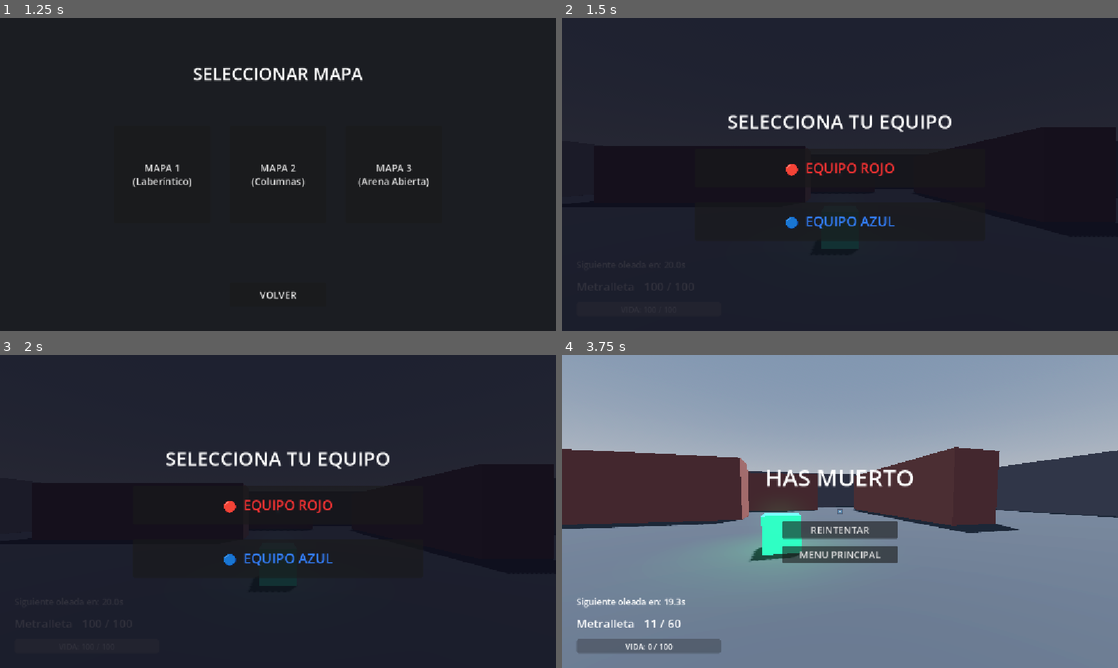
Above: before the commit, frames 1-4 (two rows, left to right).
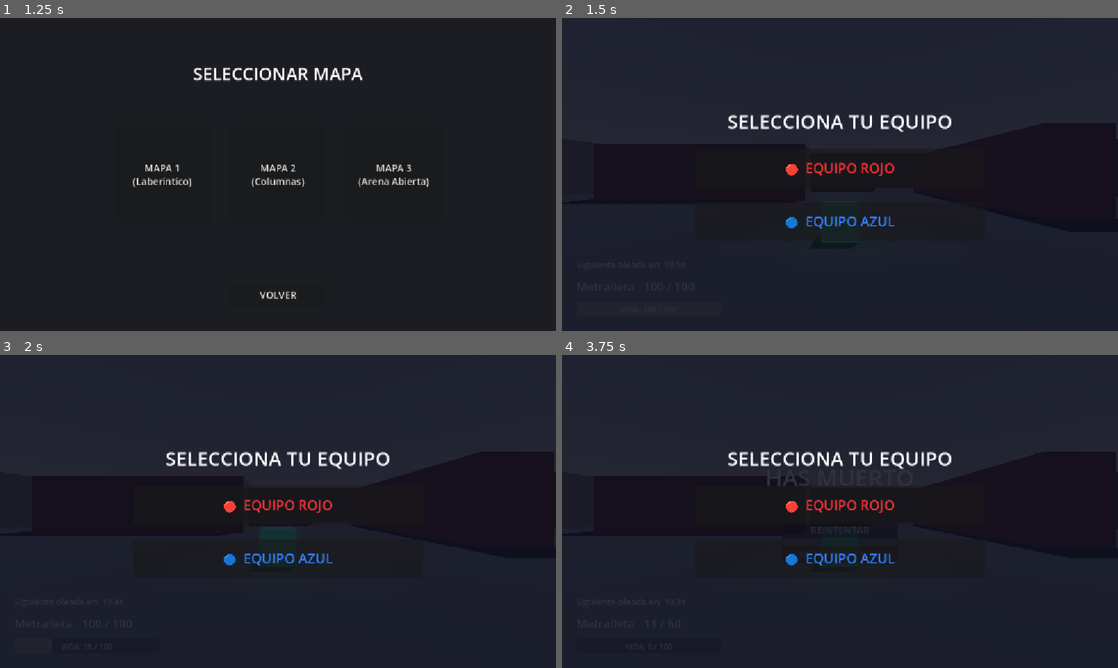
Above: after the commit, the same moments.

Repository: Jillkrav/Fps-Prueba
Game: Godot game, scene res://scenes/main_menu.tscn
The game is run twice, just before and just after one commit, with the same random seed, the same clock (stepped at 60 frames per second) and the same inputs. The engine's default icon, where the game draws it, is replaced by a stand-in: a white triangle on a blue panel in a dark square.
Inputs (mouse positions are in pixels of both pictures, inside the frame that each line leads up to):
- Up to frame 1 (1.25 s): click "JUGAR" at 0.5 s
- Up to frame 2 (1.5 s): click "MAPA 1 (Laberíntico)" at 1.25 s
- Up to frame 3 (2 s): no input
- Up to frame 4 (3.75 s): click "🔴 EQUIPO ROJO" at 2 s; click (773, 511) at 2.75 s, where only the run before the commit has a clickable "METRALLETA (Fuego rápido, men…"; click (840, 530) at 3.5 s, where only the run after the commit has a clickable "REINTENTAR"

Frame 1 is identical in both runs. In frame 2, 0.1% of the frame differs, in the area x 46-54%, y 71-74%; in frame 3, less than 0.1%; in frame 4, 100%, in the area x 0-100%, y 0-100%.
Error after the commit: Cannot call method 'clear' on a null value. (res://scripts/dev_menu.gd:87)

Commit message:
fix: selección libre de arma jugador, equipos NPC y spawn NPC por arma del JSON

Diff:
--- a/scripts/dev_menu.gd
+++ b/scripts/dev_menu.gd
@@ -1,16 +1,15 @@
 ## Menu de desarrollo. Se activa con Q desde hud.gd.
-## Permite: ponerse invisible a los NPC y spawnear NPC con arma elegida del JSON.
+## Permite: ponerse invisible a los NPC y spawnear cualquier NPC con cualquier arma del JSON.
 extends Control
 
 # ─────────────────────────────────────────────────────
-# ESCENAS DE NPC DISPONIBLES
-# ─────────────────────────────────────────────────────
-
-const NPC_SCENES: Dictionary = {
-	"Melee":      "res://scenes/npcs/npc_melee.tscn",
-	"Pistolero":  "res://scenes/npcs/npc_pistolero.tscn",
-	"Escopetero": "res://scenes/npcs/npc_escopetero.tscn",
-}
+# ESCENAS DE NPC BASE DISPONIBLES
+# Solo 2 tipos: con arma (pistolero) y melee.
+# El arma se asigna por separado desde el selector.
+# ─────────────────────────────────────────────────────
+
+const NPC_CON_ARMA:  String = "res://scenes/npcs/npc_pistolero.tscn"
+const NPC_MELEE:     String = "res://scenes/npcs/npc_melee.tscn"
 
 # ─────────────────────────────────────────────────────
 # REFERENCIAS DE NODOS
@@ -25,11 +24,9 @@
 @onready var opt_equipo: OptionButton      = $PanelNPC/VBox/GridAtributos/OptRelacion
 @onready var opt_experiencia: OptionButton = $PanelNPC/VBox/GridAtributos/OptExperiencia
 @onready var opt_tipo_npc: OptionButton    = $PanelNPC/VBox/GridAtributos/OptArma
+@onready var opt_arma: OptionButton        = $PanelNPC/VBox/GridAtributos/OptArmaCfg
 @onready var lbl_status: Label             = $PanelPrincipal/VBox/LblStatus
-
-# opt_arma_cfg es opcional: si no existe el nodo en la escena, el menú usa
-# la primera arma de la lista como fallback sin crashear.
-var opt_arma_cfg: OptionButton = null
+@onready var lbl_arma_detalle: Label       = get_node_or_null("PanelNPC/VBox/LblArmaDetalle")
 
 # ─────────────────────────────────────────────────────
 # ESTADO INTERNO
@@ -45,24 +42,32 @@
 func _ready() -> void:
 	process_mode = Node.PROCESS_MODE_ALWAYS
 
-	# Intentar obtener el nodo opcional de selección de arma
-	opt_arma_cfg = get_node_or_null("PanelNPC/VBox/GridAtributos/OptArmaCfg") as OptionButton
-
-	# Equipo
+	# ── Tipo de NPC: Con Arma o Melee ─────────────────────────────────
+	opt_tipo_npc.clear()
+	opt_tipo_npc.add_item("Con Arma")
+	opt_tipo_npc.add_item("Melee")
+
+	# ── Equipo ────────────────────────────────────────────────────────
+	opt_equipo.clear()
 	opt_equipo.add_item("Equipo 2 (Enemigo)", NpcBase.Equipo.DOS)
 	opt_equipo.add_item("Equipo 1 (Aliado)",  NpcBase.Equipo.UNO)
 
-	# Experiencia
+	# ── Experiencia ───────────────────────────────────────────────────
+	opt_experiencia.clear()
 	opt_experiencia.add_item("Baja",  NpcBase.Experiencia.BAJA)
 	opt_experiencia.add_item("Media", NpcBase.Experiencia.MEDIA)
 	opt_experiencia.add_item("Alta",  NpcBase.Experiencia.ALTA)
 
-	# Tipo de NPC
-	for tipo in NPC_SCENES.keys():
-		opt_tipo_npc.add_item(tipo)
-
-	# Poblar armas desde ConfigManager (solo si el nodo existe en la escena)
+	# ── Armas desde el JSON (toda la lista) ───────────────────────────
 	_poblar_armas()
+
+	# ── Reacciones al cambiar tipo de NPC y arma ──────────────────────
+	opt_tipo_npc.item_selected.connect(_on_tipo_npc_cambiado)
+	opt_arma.item_selected.connect(_on_arma_seleccionada)
+
+	# Disparar una vez para mostrar estado inicial correcto
+	_on_tipo_npc_cambiado(0)
+	_on_arma_seleccionada(0)
 
 	visible = false
 	panel_principal.visible = true
@@ -73,25 +78,42 @@
 	btn_spawn.pressed.connect(_on_spawn_pressed)
 	btn_volver.pressed.connect(_on_volver_pressed)
 
-## Llena opt_arma_cfg con todas las armas del JSON.
-## Si el nodo no existe en la escena, no hace nada (sin crash).
+# ─────────────────────────────────────────────────────
+# POBLADO DE ARMAS
+# ─────────────────────────────────────────────────────
+
 func _poblar_armas() -> void:
 	_armas_lista.clear()
-	if opt_arma_cfg == null:
-		# El nodo aún no existe en la escena — la lista se usa como fallback
-		var armas_raw: Dictionary = ConfigManager._data.get("Armas", {})
-		for categoria: Dictionary in armas_raw.values():
-			for nombre_arma: String in categoria.keys():
-				_armas_lista.append(nombre_arma)
-		return
-
-	opt_arma_cfg.clear()
+	opt_arma.clear()
 	var armas_raw: Dictionary = ConfigManager._data.get("Armas", {})
-	for categoria in armas_raw.keys():
+	for categoria: String in armas_raw.keys():
 		var cat_dict: Dictionary = armas_raw[categoria]
 		for nombre_arma: String in cat_dict.keys():
 			_armas_lista.append(nombre_arma)
-			opt_arma_cfg.add_item("%s (%s)" % [nombre_arma, categoria])
+			opt_arma.add_item("%s  [%s]" % [nombre_arma, categoria])
+
+func _on_tipo_npc_cambiado(index: int) -> void:
+	# Si es Melee, desactivar el selector de arma (no la necesita)
+	var es_melee: bool = (index == 1)
+	opt_arma.disabled = es_melee
+	if lbl_arma_detalle:
+		lbl_arma_detalle.text = "[Melee — sin arma]" if es_melee else ""
+
+func _on_arma_seleccionada(index: int) -> void:
+	if lbl_arma_detalle == null or index < 0 or index >= _armas_lista.size():
+		return
+	var nombre: String = _armas_lista[index]
+	var cfg: Dictionary = ConfigManager.get_arma(nombre)
+	if cfg.is_empty():
+		return
+	lbl_arma_detalle.text = (
+		"%s — Daño jugador: %s | Daño NPC: %s | Cadencia: %ss" % [
+			nombre,
+			str(cfg.get("DañoAlJugador", "—")),
+			str(cfg.get("DañoAlNPC", "—")),
+			str(cfg.get("SegundosPorBala", "—")),
+		]
+	)
 
 # ─────────────────────────────────────────────────────
 # TOGGLE DEL MENU
@@ -134,22 +156,19 @@
 func _on_spawn_pressed() -> void:
 	var equipo_id: int      = opt_equipo.get_selected_id()
 	var experiencia_id: int = opt_experiencia.get_selected_id()
-	var tipo_key: String    = NPC_SCENES.keys()[opt_tipo_npc.get_selected()]
-
-	# Obtener arma: usar opt_arma_cfg si existe, sino tomar la primera de la lista
-	var arma_nombre: String = "USP"
-	if opt_arma_cfg != null:
-		var arma_index: int = opt_arma_cfg.get_selected()
+	var es_melee: bool      = (opt_tipo_npc.get_selected() == 1)
+
+	# ── Determinar arma ───────────────────────────────────────────────
+	var arma_nombre: String = ""
+	if not es_melee:
+		var arma_index: int = opt_arma.get_selected()
 		if arma_index >= 0 and arma_index < _armas_lista.size():
 			arma_nombre = _armas_lista[arma_index]
-	elif not _armas_lista.is_empty():
-		arma_nombre = _armas_lista[0]
-
-	# Para NPC Melee ignorar el arma seleccionada
-	if tipo_key == "Melee":
-		arma_nombre = ""
-
-	var scene_path: String = NPC_SCENES[tipo_key]
+		elif not _armas_lista.is_empty():
+			arma_nombre = _armas_lista[0]
+
+	# ── Cargar escena correcta ────────────────────────────────────────
+	var scene_path: String = NPC_MELEE if es_melee else NPC_CON_ARMA
 	var packed: PackedScene = load(scene_path)
 	if not packed:
 		push_error("DevMenu: no se pudo cargar la escena: " + scene_path)
@@ -160,24 +179,27 @@
 		push_error("DevMenu: la escena '%s' no es NpcBase" % scene_path)
 		return
 
+	# ── Asignar atributos ANTES de add_child para que _ready() los lea ─
 	npc.equipo          = equipo_id as NpcBase.Equipo
 	npc.experiencia     = experiencia_id as NpcBase.Experiencia
 	npc.weapon_name_cfg = arma_nombre
 
+	# ── Posición frente al jugador ─────────────────────────────────────
 	var player: Node3D = get_tree().get_first_node_in_group("player") as Node3D
 	if not player:
 		push_error("DevMenu: no se encontró al jugador")
 		return
-
 	var spawn_pos: Vector3 = player.global_transform.origin + \
 		(-player.global_transform.basis.z * 3.0)
 
+	# ── Agregar al mundo ──────────────────────────────────────────────
 	var world: Node = get_tree().get_first_node_in_group("world")
 	if not world:
 		world = get_tree().current_scene
-
 	world.add_child(npc)
 	npc.global_transform.origin = spawn_pos
 
 	var arma_label: String = arma_nombre if not arma_nombre.is_empty() else "Melee"
-	lbl_status.text = "[SPAWNED: %s | Arma: %s | Equipo: %d]" % [tipo_key, arma_label, equipo_id]
+	lbl_status.text = "[SPAWNED: %s | Arma: %s | Equipo: %d]" % [
+		"Melee" if es_melee else "NPC", arma_label, equipo_id
+	]
--- a/scripts/game_state.gd
+++ b/scripts/game_state.gd
@@ -8,13 +8,26 @@
 var selected_map: String = "res://scenes/maps/map_1.tscn"
 
 ## Nombre exacto del arma según skill.cfg.json.
-## Cambiar este valor para que el jugador empiece con otra arma.
-var selected_weapon: String = "USP"
+## Se asigna desde team_weapon_selector.gd al elegir arma.
+## Vacío = el jugador no ha elegido arma todavía (se usará la primera disponible).
+var selected_weapon: String = ""
 
-var selected_team: String = ""
+## Equipo del jugador. Vacío = sin equipo asignado (tratado como Equipo.UNO por defecto).
+var selected_team: String = "azul"
 
 var player_max_health: float = 100.0
 var player_current_health: float = 100.0
 
 func _ready() -> void:
 	pass
+
+## Devuelve la primera arma disponible en el JSON como fallback seguro.
+func get_weapon_or_default() -> String:
+	if not selected_weapon.is_empty():
+		return selected_weapon
+	# Fallback: tomar la primera arma del JSON
+	var armas_raw: Dictionary = ConfigManager._data.get("Armas", {})
+	for categoria in armas_raw.values():
+		if categoria is Dictionary and not categoria.is_empty():
+			return categoria.keys()[0]
+	return "USP"
--- a/scripts/npc_base.gd
+++ b/scripts/npc_base.gd
@@ -59,7 +59,7 @@
 var gravity: float = ProjectSettings.get_setting("physics/3d/default_gravity")
 
 @onready var navigation_agent: NavigationAgent3D = get_node_or_null("NavigationAgent3D")
-@onready var head_hitbox: Area3D = get_node_or_null("Head/HeadHitbox")
+@onready var head_hitbox: Area3D                 = get_node_or_null("Head/HeadHitbox")
 
 # ─────────────────────────────────────────
 # HELPERS
@@ -69,6 +69,9 @@
 	var player: Node = get_tree().get_first_node_in_group("player")
 	return player != null and player.is_in_group("invisible_to_npc")
 
+## Devuelve el equipo del jugador según GameState.
+## "azul" = Equipo.UNO (aliado), "rojo" = Equipo.DOS (enemigo).
+## Si no hay equipo seteado, se asume Equipo.UNO.
 func _get_player_team() -> Equipo:
 	var gs: Node = get_node_or_null("/root/GameState")
 	if gs:
@@ -77,6 +80,8 @@
 				return Equipo.DOS
 			"azul":
 				return Equipo.UNO
+			_:
+				return Equipo.UNO
 	return Equipo.UNO
 
 func es_enemigo_de(nodo: Node) -> bool:
@@ -91,12 +96,14 @@
 # ─────────────────────────────────────────
 
 func _ready() -> void:
-	# ── Vida desde ConfigManager según equipo ──────────────────────
+	add_to_group("npcs")
+
+	# ── Vida desde ConfigManager según equipo ─────────────────────────
 	var tipo_npc: String = "Aliado" if equipo == Equipo.UNO else "Enemigo"
 	max_health     = ConfigManager.get_vida_npc(tipo_npc)
 	current_health = max_health
 
-	# ── Inicializar arma solo si tiene nombre válido ─────────────────
+	# ── Inicializar arma solo si tiene nombre válido ───────────────────
 	if not weapon_name_cfg.is_empty():
 		_init_weapon(weapon_name_cfg)
 
@@ -151,8 +158,9 @@
 # ARMA DESDE CONFIGMANAGER
 # ─────────────────────────────────────────
 
-## Carga la configuración del arma desde skill.cfg.json y ajusta attack_rate.
 func _init_weapon(nombre: String) -> void:
+	if nombre.is_empty():
+		return
 	_weapon_cfg = ConfigManager.get_arma(nombre)
 	if _weapon_cfg.is_empty():
 		push_warning("NpcBase: arma '%s' no encontrada en ConfigManager, usando defaults." % nombre)
@@ -160,7 +168,6 @@
 	weapon_name_cfg = nombre
 	attack_rate = float(_weapon_cfg.get("SegundosPorBala", attack_rate))
 
-## Ejecuta el disparo usando el daño DañoAlNPC del arma cargada.
 func _npc_fire_weapon() -> void:
 	if not target or not target.has_method("take_damage"):
 		return
@@ -178,33 +185,37 @@
 	var mat: StandardMaterial3D = StandardMaterial3D.new()
 	match equipo:
 		Equipo.DOS:
-			mat.albedo_color = Color(0.85, 0.15, 0.15)
+			mat.albedo_color = Color(0.85, 0.15, 0.15)  # Rojo = enemigo
 		Equipo.UNO:
 			var opciones: Array[Color] = [
 				Color(0.1, 0.4, 0.9),
 				Color(0.1, 0.75, 0.95),
 				Color(0.15, 0.8, 0.3),
 			]
-			mat.albedo_color = opciones[randi() % opciones.size()]
+			mat.albedo_color = opciones[randi() % opciones.size()]  # Azul/verde = aliado
 	_base_color = mat.albedo_color
 	mesh.set_surface_override_material(0, mat)
 
 func _pick_target() -> void:
 	target = null
-	var todos_npcs: Array = get_tree().get_nodes_in_group("npcs")
+	var player_team: Equipo = _get_player_team()
 	var jugador_invisible: bool = _player_is_invisible()
-	var player_team: Equipo = _get_player_team()
 	var closest_dist: float = INF
 
+	# ── Intentar atacar al jugador si es enemigo ───────────────────────
 	var atacar_jugador: bool = (equipo != player_team) and not jugador_invisible
 	if atacar_jugador:
 		var player: Node3D = get_tree().get_first_node_in_group("player") as Node3D
-		if player and not player.get("is_dead"):
-			var d: float = global_transform.origin.distance_to(player.global_transform.origin)
-			if d < closest_dist:
-				closest_dist = d
-				target = player
-
+		if player and is_instance_valid(player):
+			var p_dead = player.get("is_dead")
+			if p_dead == null or p_dead == false:
+				var d: float = global_transform.origin.distance_to(player.global_transform.origin)
+				if d < closest_dist:
+					closest_dist = d
+					target = player
+
+	# ── Intentar atacar a NPC del equipo contrario ────────────────────
+	var todos_npcs: Array = get_tree().get_nodes_in_group("npcs")
 	for node in todos_npcs:
 		if node == self:
 			continue
@@ -240,7 +251,6 @@
 	elif target and target.has_method("take_damage"):
 		target.take_damage(10.0)
 
-## Recibe daño. zona puede ser "Cabeza" o "Torso".
 func take_damage(amount: float, zona: String = "Torso") -> void:
 	if is_dead:
 		return
--- a/scripts/player.gd
+++ b/scripts/player.gd
@@ -1,3 +1,4 @@
+# scripts/player.gd
 extends CharacterBody3D
 class_name Player
 
@@ -15,17 +16,20 @@
 var is_dead: bool = false
 var gravity: float = ProjectSettings.get_setting("physics/3d/default_gravity")
 
-@onready var head: Node3D = $Head
-@onready var camera: Camera3D = $Head/Camera3D
+@onready var head: Node3D          = $Head
+@onready var camera: Camera3D      = $Head/Camera3D
 @onready var weapon_holder: Node3D = $Head/Camera3D/WeaponHolder
 @onready var weapon_placeholder_scene: PackedScene = preload("res://scenes/weapons/weapon_placeholder.tscn")
 
 var active_weapon: Weapon = null
 
 func _ready() -> void:
-	max_health = ConfigManager.salud_jugador
+	# ── Salud desde ConfigManager ─────────────────────────────────────
+	max_health     = ConfigManager.salud_jugador
 	current_health = max_health
+
 	Input.mouse_mode = Input.MOUSE_MODE_CAPTURED
+	add_to_group("player")
 	setup_weapon()
 	health_changed.emit(current_health, max_health)
 
@@ -37,12 +41,13 @@
 	weapon_holder.add_child(weapon_instance)
 	active_weapon = weapon_instance as Weapon
 
-	var selected: String = "USP"
-	var gs := get_node_or_null("/root/GameState")
-	if gs and "selected_weapon" in gs:
-		selected = gs.selected_weapon
+	# ── Arma elegida por el jugador en el selector ────────────────────
+	# get_weapon_or_default() devuelve selected_weapon si está seteado,
+	# o la primera arma del JSON como fallback seguro.
+	var selected: String = GameState.get_weapon_or_default()
+	active_weapon.initialize_from_name(selected)
+	# ──────────────────────────────────────────────────────────────────
 
-	active_weapon.initialize_from_name(selected)
 	active_weapon.weapon_fired.connect(_on_weapon_fired)
 	active_weapon.weapon_ammo_changed.connect(_on_weapon_ammo_changed)
 	weapon_changed.emit(active_weapon.weapon_name, active_weapon.ammo_in_mag, active_weapon.reserve_ammo)
@@ -74,38 +79,42 @@
 	if (Input.is_action_just_pressed("ui_accept") or Input.is_physical_key_pressed(KEY_SPACE)) and is_on_floor():
 		velocity.y = jump_velocity
 	var input_dir := Vector2.ZERO
-	if Input.is_physical_key_pressed(KEY_W):
-		input_dir.y -= 1.0
-	if Input.is_physical_key_pressed(KEY_S):
-		input_dir.y += 1.0
-	if Input.is_physical_key_pressed(KEY_A):
-		input_dir.x -= 1.0
-	if Input.is_physical_key_pressed(KEY_D):
-		input_dir.x += 1.0
+	if Input.is_physical_key_pressed(KEY_W): input_dir.y -= 1.0
+	if Input.is_physical_key_pressed(KEY_S): input_dir.y += 1.0
+	if Input.is_physical_key_pressed(KEY_A): input_dir.x -= 1.0
+	if Input.is_physical_key_pressed(KEY_D): input_dir.x += 1.0
 	input_dir = input_dir.normalized()
-	var dir := (transform.basis * Vector3(input_dir.x, 0, input_dir.y)).normalized()
-	if dir:
-		velocity.x = dir.x * speed
-		velocity.z = dir.z * speed
+	var direction := (transform.basis * Vector3(input_dir.x, 0, input_dir.y)).normalized()
+	if direction:
+		velocity.x = direction.x * speed
+		velocity.z = direction.z * speed
 	else:
 		velocity.x = move_toward(velocity.x, 0, speed)
 		velocity.z = move_toward(velocity.z, 0, speed)
 	move_and_slide()
 
 func shoot() -> void:
-	if not active_weapon or not active_weapon.can_fire():
+	if not active_weapon:
 		return
-	var hits := active_weapon.fire(1.0)
-	for hit in hits:
-		var target: Node = hit["collider"]
-		if target and target.has_method("take_damage"):
-			target.take_damage(hit["damage_vs_player"] if target is Player else hit["damage_vs_npc"])
+	if active_weapon.can_fire():
+		var hits: Array = active_weapon.fire()
+		for hit in hits:
+			var target_node: Node = hit["collider"]
+			if target_node and target_node.has_method("take_damage"):
+				if target_node is Player:
+					target_node.take_damage(hit["damage_vs_player"])
+				else:
+					target_node.take_damage(hit["damage_vs_npc"])
 
 func take_damage(amount: float, zona: String = "Torso") -> void:
 	if is_dead:
 		return
-	var mult: float = ConfigManager.mult_cabeza if zona == "Cabeza" else ConfigManager.mult_torso
-	current_health = clampf(current_health - amount * mult, 0.0, max_health)
+	var multiplicador: float = 1.0
+	match zona:
+		"Cabeza": multiplicador = ConfigManager.mult_cabeza
+		"Torso":  multiplicador = ConfigManager.mult_torso
+	current_health -= amount * multiplicador
+	current_health  = clamp(current_health, 0.0, max_health)
 	health_changed.emit(current_health, max_health)
 	if current_health <= 0.0:
 		die()
--- a/scripts/team_weapon_selector.gd
+++ b/scripts/team_weapon_selector.gd
@@ -1,59 +1,79 @@
-extends CanvasLayer
+# scripts/team_weapon_selector.gd
+# Pantalla de selección de equipo y arma antes de entrar al mapa.
+# Rellena los OptionButton con los datos reales de skill.cfg.json.
+extends Control
 
-# Emitida cuando el jugador confirma equipo y arma
-signal selection_finished(team: String, weapon: String)
+@onready var opt_equipo:  OptionButton = $VBox/OptEquipo
+@onready var opt_arma:    OptionButton = $VBox/OptArma
+@onready var btn_jugar:   Button       = $VBox/BtnJugar
+@onready var lbl_detalle: Label        = $VBox/LblDetalle
 
-var selected_team: String = ""
-var selected_weapon: String = ""
-
-@onready var team_panel: Control = $TeamPanel
-@onready var weapon_panel: Control = $WeaponPanel
+# Lista paralela para recuperar el nombre de arma por índice
+var _armas_lista: Array[String] = []
 
 func _ready() -> void:
-	# Este nodo debe procesar aunque el juego esté pausado
-	process_mode = Node.PROCESS_MODE_WHEN_PAUSED
-	visible = true
-	show_team_panel()
-	get_tree().paused = true
-	Input.mouse_mode = Input.MOUSE_MODE_VISIBLE
+	# ── Equipos ──────────────────────────────────────────────────────
+	opt_equipo.clear()
+	opt_equipo.add_item("Equipo Azul (Aliado)",   0)
+	opt_equipo.add_item("Equipo Rojo (Enemigo)",  1)
+	# Por defecto: azul
+	opt_equipo.select(0)
 
-func show_team_panel() -> void:
-	team_panel.visible = true
-	weapon_panel.visible = false
+	# ── Armas desde ConfigManager ────────────────────────────────────
+	_poblar_armas()
 
-func show_weapon_panel() -> void:
-	team_panel.visible = false
-	weapon_panel.visible = true
+	# Mostrar detalle del arma seleccionada al inicio
+	_on_arma_seleccionada(0)
 
-# --- BOTONES DE EQUIPO ---
-func _on_team_rojo_pressed() -> void:
-	selected_team = "rojo"
-	show_weapon_panel()
+	opt_arma.item_selected.connect(_on_arma_seleccionada)
+	btn_jugar.pressed.connect(_on_jugar_pressed)
 
-func _on_team_azul_pressed() -> void:
-	selected_team = "azul"
-	show_weapon_panel()
+func _poblar_armas() -> void:
+	_armas_lista.clear()
+	opt_arma.clear()
+	var armas_raw: Dictionary = ConfigManager._data.get("Armas", {})
+	for categoria: String in armas_raw.keys():
+		var cat_dict: Dictionary = armas_raw[categoria]
+		for nombre_arma: String in cat_dict.keys():
+			_armas_lista.append(nombre_arma)
+			opt_arma.add_item("%s  [%s]" % [nombre_arma, categoria])
 
-# --- BOTONES DE ARMA ---
-func _on_weapon_metralleta_pressed() -> void:
-	selected_weapon = "metralleta"
-	_finish_selection()
+	if _armas_lista.is_empty():
+		push_error("TeamWeaponSelector: No se encontraron armas en skill.cfg.json")
 
-func _on_weapon_escopeta_pressed() -> void:
-	selected_weapon = "escopeta"
-	_finish_selection()
+func _on_arma_seleccionada(index: int) -> void:
+	if index < 0 or index >= _armas_lista.size():
+		return
+	var nombre: String = _armas_lista[index]
+	var cfg: Dictionary = ConfigManager.get_arma(nombre)
+	if cfg.is_empty():
+		lbl_detalle.text = ""
+		return
+	lbl_detalle.text = (
+		"%s\nDaño al jugador: %s  |  Daño al NPC: %s\nCargador: %s  |  Reserva: %s\nCadencia: %ss/bala  |  Recarga: %ss" % [
+			nombre,
+			str(cfg.get("DañoAlJugador", "—")),
+			str(cfg.get("DañoAlNPC", "—")),
+			str(cfg.get("TamañoCargador", "—")),
+			str(cfg.get("ReservaMunicionMaxima", "—")),
+			str(cfg.get("SegundosPorBala", "—")),
+			str(cfg.get("TiempoRecargaSegundos", "—")),
+		]
+	)
 
-func _on_weapon_back_pressed() -> void:
-	show_team_panel()
+func _on_jugar_pressed() -> void:
+	if _armas_lista.is_empty():
+		return
 
-# --- CONFIRMAR Y ARRANCAR ---
-func _finish_selection() -> void:
-	var gs_node: Node = get_node_or_null("/root/GameState")
-	if gs_node:
-		gs_node.selected_team = selected_team
-		gs_node.selected_weapon = selected_weapon
+	# ── Guardar equipo ────────────────────────────────────────────────
+	match opt_equipo.get_selected_id():
+		0: GameState.selected_team = "azul"
+		1: GameState.selected_team = "rojo"
 
-	get_tree().paused = false
-	Input.mouse_mode = Input.MOUSE_MODE_CAPTURED
-	selection_finished.emit(selected_team, selected_weapon)
-	queue_free()
+	# ── Guardar arma ─────────────────────────────────────────────────
+	var arma_idx: int = opt_arma.get_selected()
+	if arma_idx >= 0 and arma_idx < _armas_lista.size():
+		GameState.selected_weapon = _armas_lista[arma_idx]
+
+	# ── Cargar mapa ───────────────────────────────────────────────────
+	get_tree().change_scene_to_file(GameState.selected_map)
